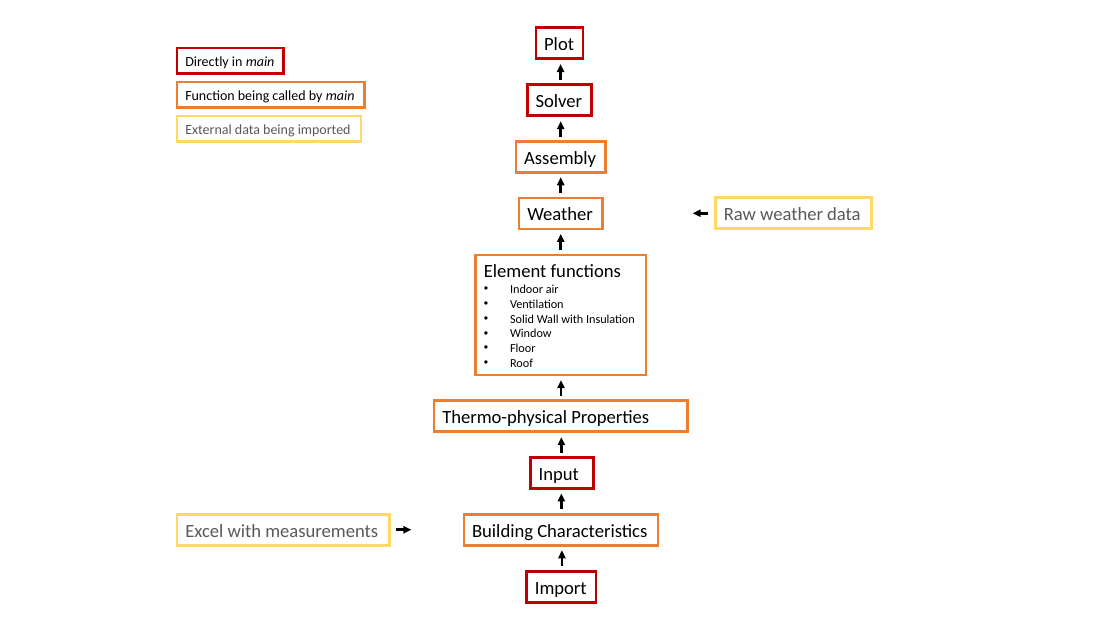
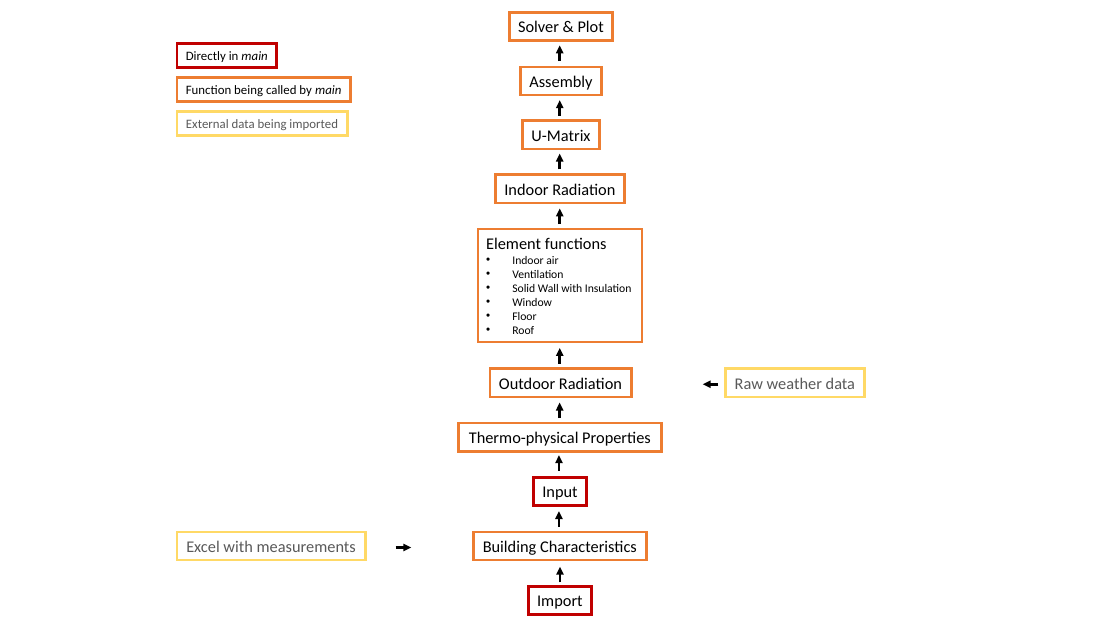
Before and after one commit to regevell/DMBEM-project, a slide deck: slide 1 of DMBEM_code_structure.pptx. Drawn at 1120x630 pixels with LibreOffice and Linux fonts; fonts in the diff are those of the drawing. Boxes give left, top, right and bottom in pixels: in the first picture for what was removed or moved away, otherwise in the second. Text is boxed around its words. In the diff, an @@ line names an element or a change of style, - is before the commit and + after.

```diff
--- a/DMBEM_code_structure.pptx
+++ b/DMBEM_code_structure.pptx
@@ rectangle "Solver & Plot": place and size @@
-rectangle "Solver & Plot" at (536,28,583,59)
+rectangle "Solver & Plot" at (509,13,613,41)
@@ rectangle "Solver & Plot" at (509,13,613,41): outline #C00000 2.25 pt to #ED7D31 2.25 pt @@
@@ text in rectangle at (518,20,604,32): text changed; size 16 to 14 pt @@
-Plot
+Solver & Plot
@@ rectangle "Directly in main": place and size @@
-rectangle "Directly in main" at (177,48,284,73)
+rectangle "Directly in main" at (177,44,277,68)
@@ arrow added from (560, 61) to (560, 45), #000000 2.25 pt @@
@@ size 12 to 11 pt; alignment left to centre in 3 elements at (177,44,277,68), (177,112,348,136), (177,77,350,102) @@
@@ rectangle "Function being called by main": place and size @@
-rectangle "Function being called by main" at (177,82,365,108)
+rectangle "Function being called by main" at (177,77,350,102)
@@ rectangle "Assembly": place and size @@
-rectangle "Assembly" at (516,141,606,172)
+rectangle "Assembly" at (521,67,602,96)
@@ rectangle "Assembly" at (521,67,602,96): size 16 to 14 pt; alignment left to centre; fill #FFFFFF to none @@
@@ rectangle removed at (528,85,592,116) @@
-Solver
@@ rectangle "External data being imported": place and size @@
-rectangle "External data being imported" at (177,116,361,141)
+rectangle "External data being imported" at (177,112,348,136)
@@ arrow moved from (560, 80) - (560, 64) to (560, 116) - (560, 100) @@
@@ rectangle added at (523,121,600,150), fill #FFFFFF, outline #ED7D31 2.25 pt, 14 pt, text #000000 @@
+U-Matrix
@@ rectangle added at (496,175,625,203), fill #FFFFFF, outline #ED7D31 2.25 pt, 14 pt, text #000000 @@
+Indoor Radiation
@@ arrow moved from (561, 137) - (561, 122) to (560, 170) - (560, 154) @@
@@ rectangle removed at (519,198,602,229) @@
-Weather
@@ arrow moved from (561, 250) - (561, 234) to (560, 224) - (560, 208) @@
@@ rectangle "Element functions": place and size @@
-rectangle "Element functions" at (476,255,646,375)
+rectangle "Element functions" at (478,229,643,343)
@@ rectangle "Element functions" at (478,229,643,343): size 16 to 14 pt in "Element functions"; size 10.5 to 10 pt in "Indoor air", "Ventilation", "Solid Wall with Insulation", "Window" and 2 more places @@
@@ arrow moved from (561, 193) - (561, 177) to (560, 364) - (560, 348) @@
@@ rectangle added at (490,369,631,397), fill #FFFFFF, outline #ED7D31 2.25 pt, 14 pt, text #000000 @@
+Outdoor Radiation
@@ arrow moved from (708, 213) - (693, 213) to (718, 385) - (703, 385) @@
@@ size 16 to 14 pt; alignment left to centre in 6 elements at (528,586,592,615), (474,532,647,560), (177,532,365,560), (534,477,586,506), (459,423,662,452), (726,369,865,397) @@
@@ rectangle "Raw weather data": place and size @@
-rectangle "Raw weather data" at (716,197,872,229)
+rectangle "Raw weather data" at (726,369,865,397)
@@ 3 arrows: place and size @@
-3 arrows at (396,381,561,530)
+3 arrows at (396,402,560,548)
@@ rectangle "Thermo-physical Properties": place and size @@
-rectangle "Thermo-physical Properties" at (434,401,688,432)
+rectangle "Thermo-physical Properties" at (459,423,662,452)
@@ rectangle "Input": place and size @@
-rectangle "Input" at (531,457,594,488)
+rectangle "Input" at (534,477,586,506)
@@ arrow moved from (561, 453) - (561, 438) to (559, 471) - (559, 455) @@
@@ rectangle "Excel with measurements": place and size @@
-rectangle "Excel with measurements" at (177,514,390,545)
+rectangle "Excel with measurements" at (177,532,365,560)
@@ rectangle "Building Characteristics": place and size @@
-rectangle "Building Characteristics" at (464,514,658,545)
+rectangle "Building Characteristics" at (474,532,647,560)
@@ arrow moved from (562, 566) - (562, 550) to (560, 582) - (560, 567) @@
@@ rectangle "Import": place and size @@
-rectangle "Import" at (527,571,597,602)
+rectangle "Import" at (528,586,592,615)
```
Also in this commit, not shown: 3 other files.
